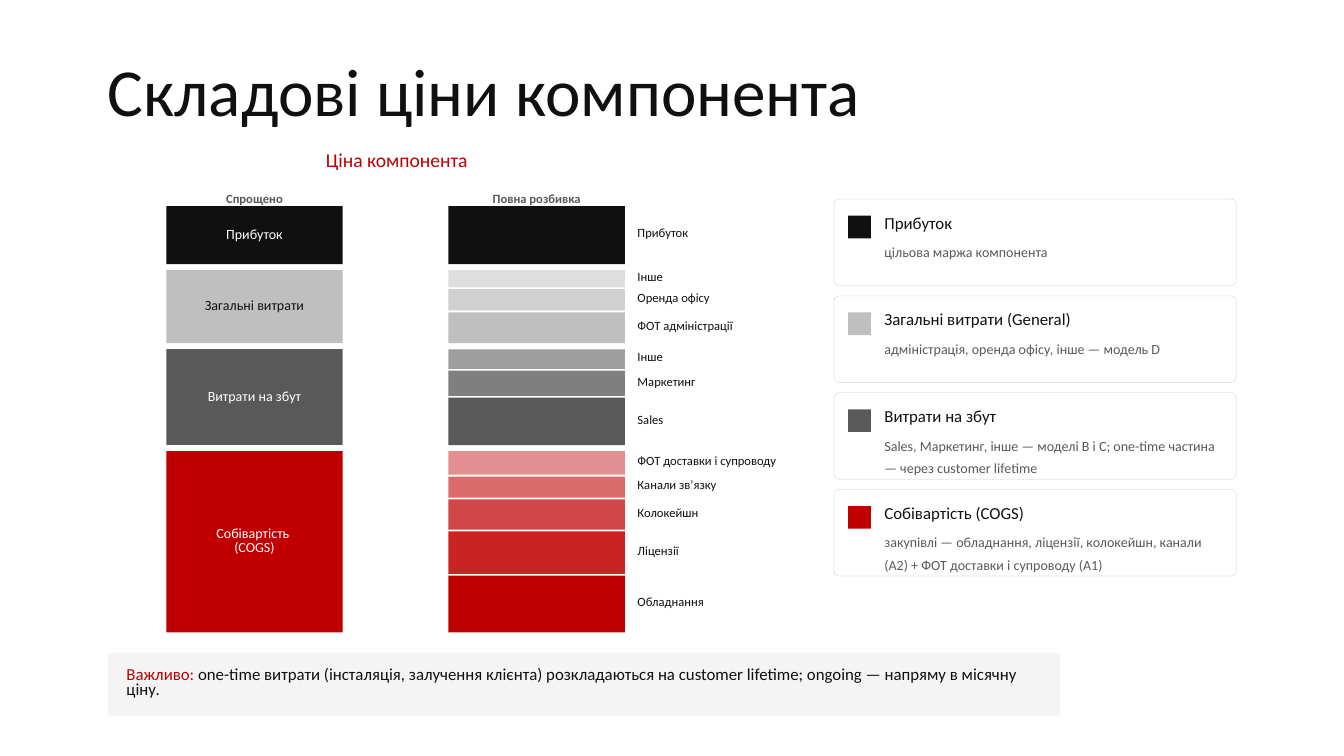
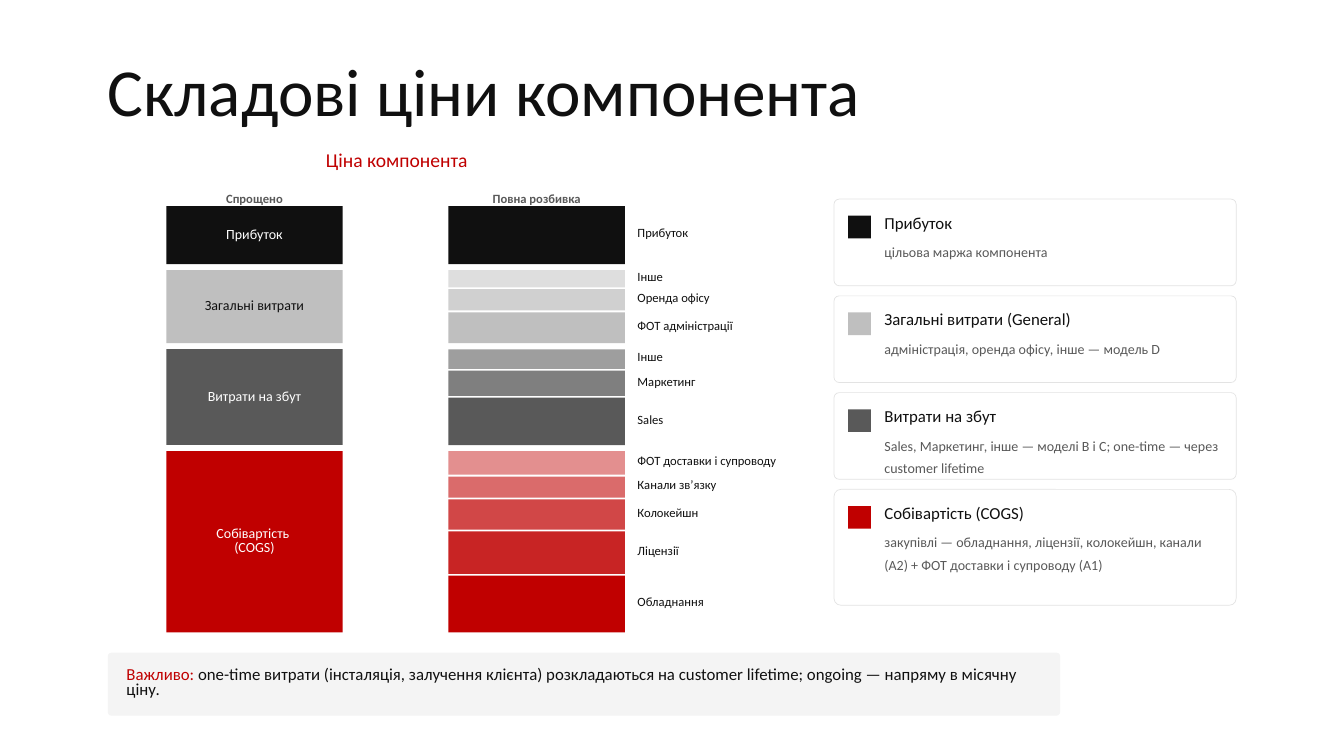
Before and after one commit to alexey-orlov/AO-Personal-OS, a slide deck: slide 4 of context/areas/gigacloud/docs/margin-deck/GigaCloud_Product Margin Plan_27-AUG-2026.pptx. Drawn at 1344x756 pixels with LibreOffice and Linux fonts; fonts in the diff are those of the drawing; background and template pictures are left out. Boxes give left, top, right and bottom in pixels: in the first picture for what was removed or moved away, otherwise in the second. Text is boxed around its words. In the diff, an @@ line names an element or a change of style, - is before the commit and + after.

```diff
--- a/context/areas/gigacloud/docs/margin-deck/GigaCloud_Product Margin Plan_27-AUG-2026.pptx
+++ b/context/areas/gigacloud/docs/margin-deck/GigaCloud_Product Margin Plan_27-AUG-2026.pptx
@@ text at (884, 441, 1218, 473): text changed @@
-Sales, Маркетинг, інше — моделі B і C; one-time частина — через customer lifetime
+Sales, Маркетинг, інше — моделі B і C; one-time — через customer lifetime
@@ rounded rectangle: place and size @@
-rounded rectangle at (834, 489, 1236, 576)
+rounded rectangle at (834, 489, 1236, 605)
```
Also in this commit, not shown: 5 other slides changed, 1 other file.
